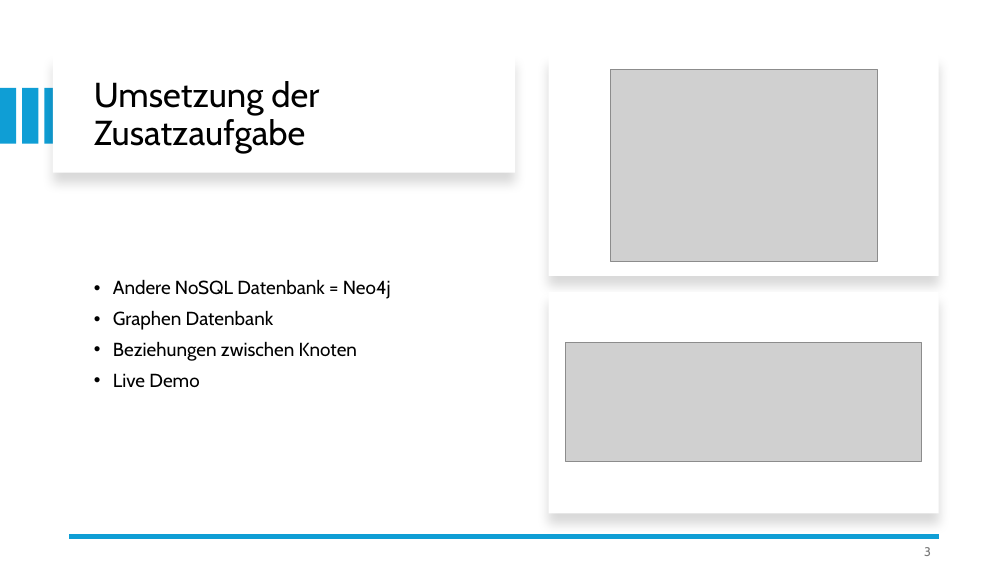
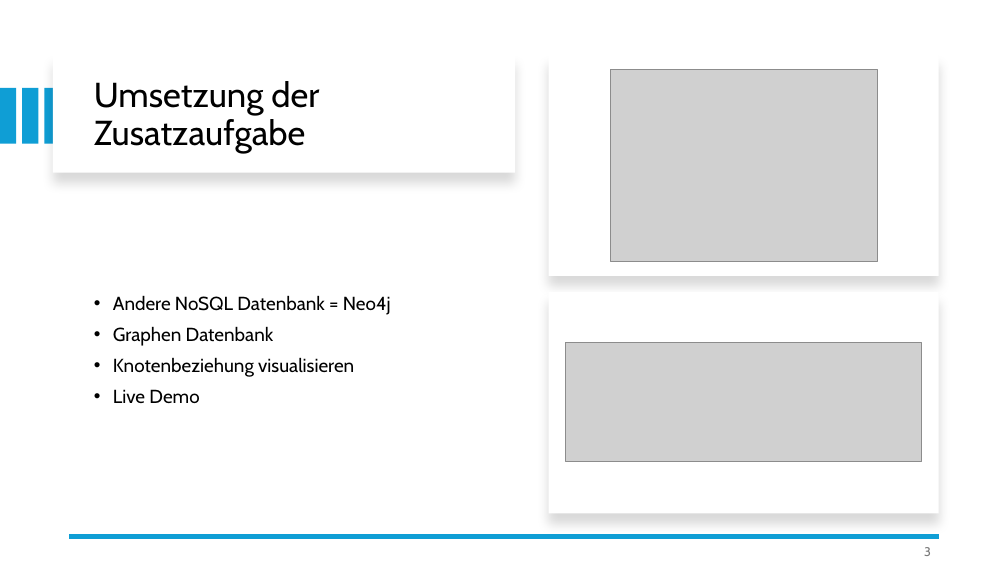
Before and after one commit to dlbuchholz/cinema-management-software, a slide deck: slide 3 of doc/cinema-management-software.pptx. Drawn at 1008x567 pixels with LibreOffice and Linux fonts; fonts in the diff are those of the drawing; grey boxes stand for pictures. Boxes give left, top, right and bottom in pixels: in the first picture for what was removed or moved away, otherwise in the second. Text is boxed around its words. In the diff, an @@ line names an element or a change of style, - is before the commit and + after.

Commit message:
last update?

```diff
--- a/doc/cinema-management-software.pptx
+++ b/doc/cinema-management-software.pptx
@@ text at (113,357,354,377): text changed @@
-• Beziehungen zwischen Knoten
+• Knotenbeziehung visualisieren
```
